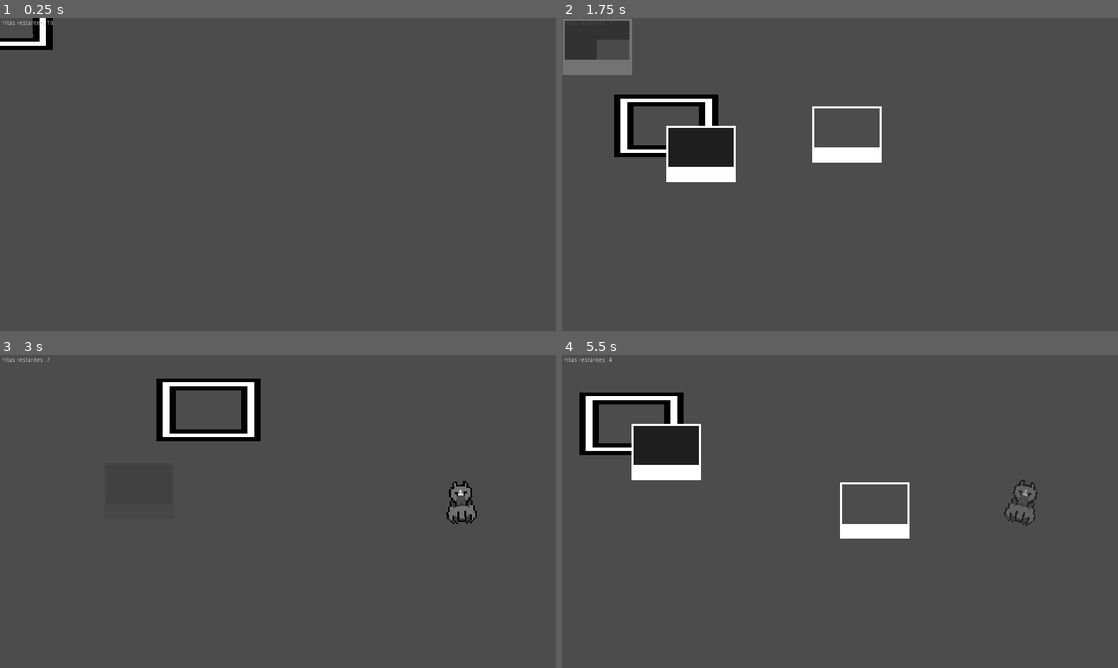
Above: before the commit, frames 1-4 (two rows, left to right).
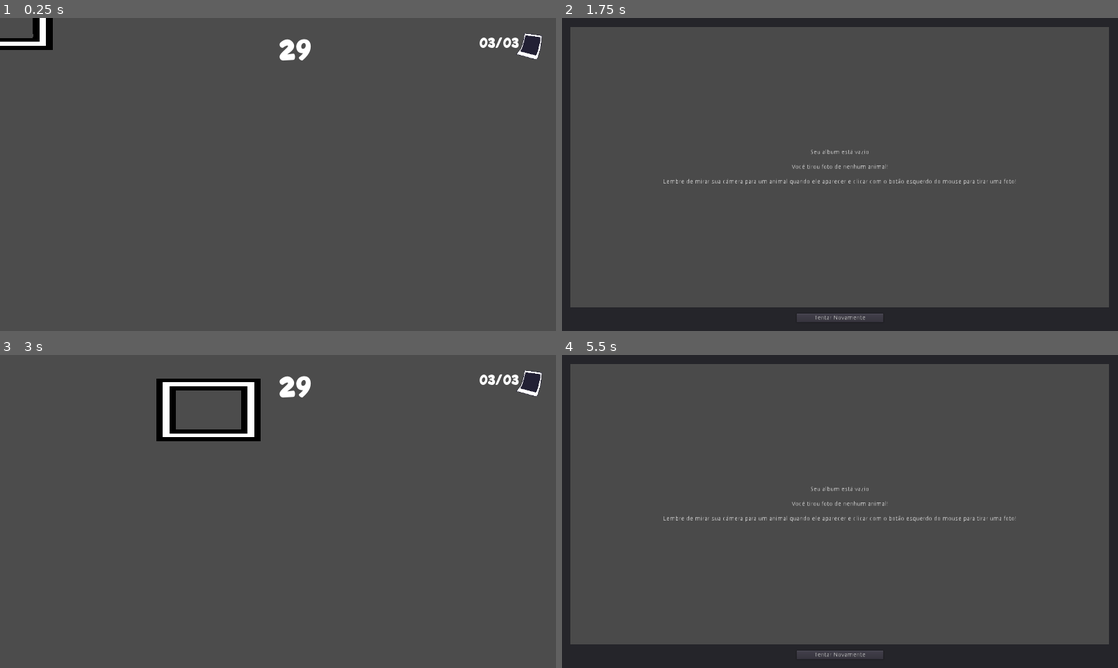
Above: after the commit, the same moments.

Repository: Dwahgon/fauna-em-foco
Game: Godot game, scene res://Fases/Jogo/Jogo.tscn
The game is run twice, just before and just after one commit, with the same random seed, the same clock (stepped at 60 frames per second) and the same inputs. This scene is started directly instead of the project's main scene.
Inputs (mouse positions are in pixels of both pictures, inside the frame that each line leads up to):
- Up to frame 1 (0.25 s): no input
- Up to frame 2 (1.75 s): tap Enter (ui_accept) at 0.5, 0.77, 1.52 s; move the mouse to (962, 158) at 0.52 s; move the mouse to (728, 190) at 1.27 s
- Up to frame 3 (3 s): click (278, 655) at 2 s, where only the run after the commit has a clickable "Tentar Novamente"; move the mouse to (333, 442) at 2.77 s
- Up to frame 4 (5.5 s): move the mouse to (812, 574) at 3.52 s; tap Enter (ui_accept) at 3.77, 4.52, 5.27 s; move the mouse to (1006, 558) at 4.27 s; move the mouse to (673, 464) at 5.02 s

The runs differ from the first frame. In frame 1, 0.7% of the frame differs, in the area x 0-98%, y 0-14%; in frame 2, 18%, in the area x 0-100%, y 0-100%; in frame 3, 1.1%; in frame 4, 18%.

Commit message:
feat: contador de tempo e estilização de fotos

Diff:
--- a/AutoLoads/Globais.gd
+++ b/AutoLoads/Globais.gd
@@ -7,6 +7,7 @@
 var fotos_tiradas: Array = []
 var dados_animais: Dictionary
 
+var quantidade_fitas = 3
 
 func _ready():
 	_carregar_json()
--- a/Fases/Jogo/Jogo.gd
+++ b/Fases/Jogo/Jogo.gd
@@ -3,8 +3,6 @@
 const CENA_POLAROID = preload("res://Polaroid/Polaroid.tscn")
 const CAMINHO_CENA_ALBUM_FOTOS = "res://Interface/AlbumFotos/AlbumFotos.tscn"
 const NOME_FOTO = "imagem%d"
-
-export (int) var quantidade_fitas := 10
 
 onready var maquina_fotografica = $ViewportJogo/MundoJogo/MaquinaFotografica
 
@@ -13,7 +11,7 @@
 signal fitas_restantes_atualizada(qnt)
 
 func _ready():
-	fitas_restantes = quantidade_fitas
+	fitas_restantes = Globais.quantidade_fitas
 	emit_signal("fitas_restantes_atualizada", fitas_restantes)
 	Globais.fotos_tiradas.clear()
 	_atualizar_nome_foto()
@@ -34,7 +32,7 @@
 
 
 func _atualizar_nome_foto():
-	maquina_fotografica.nome_foto = NOME_FOTO % (quantidade_fitas-fitas_restantes)
+	maquina_fotografica.nome_foto = NOME_FOTO % (Globais.quantidade_fitas-fitas_restantes)
 
 
 func _criar_polaroid(posicao, nome_imagem):
@@ -56,3 +54,9 @@
 		"nome": nome_imagem,
 		"animais": id_animais
 	})
+
+func _process(delta):
+	$Interface/TempoRestante.text=str(int($Timer.time_left))
+
+func _on_Timer_timeout():
+	var _err = get_tree().change_scene(CAMINHO_CENA_ALBUM_FOTOS)
--- a/Fases/Jogo/Jogo.tscn
+++ b/Fases/Jogo/Jogo.tscn
@@ -38,9 +38,15 @@
 
 [node name="Interface" parent="." instance=ExtResource( 4 )]
 
+[node name="Timer" type="Timer" parent="."]
+wait_time = 30.0
+one_shot = true
+autostart = true
+
 [connection signal="fitas_restantes_atualizada" from="." to="Interface/FitasRestantes" method="atualizar_fitas_restantes"]
 [connection signal="foto_tirada" from="ViewportJogo/MundoJogo/MaquinaFotografica" to="." method="_on_MaquinaFotogrfica_foto_tirada"]
 [connection signal="foto_tirada" from="ViewportJogo/MundoJogo/MaquinaFotografica" to="Interface/Flash" method="_on_MaquinaFotogrfica_foto_tirada"]
+[connection signal="timeout" from="Timer" to="." method="_on_Timer_timeout"]
 
 [editable path="ViewportJogo/MundoJogo/SpawnAnimal"]
 [editable path="Interface"]
--- a/Interface/InterfaceJogo/FitasRestantes.gd
+++ b/Interface/InterfaceJogo/FitasRestantes.gd
@@ -1,10 +1,7 @@
 extends Label
 
-export(String) var texto_rotulo = "Fitas restantes: %d"
+func atualizar_fitas_restantes(quantidade: int):
+	var restante = "0"+str(quantidade) if quantidade < 10 else str(quantidade)
+	var total = "0"+str(Globais.quantidade_fitas) if Globais.quantidade_fitas < 10 else str(Globais.quantidade_fitas)
 
-
-func _ready():
-	text = texto_rotulo % 0
-
-func atualizar_fitas_restantes(quantidade: int):
-	text = texto_rotulo % quantidade
+	text = restante+"/"+total
--- a/Interface/InterfaceJogo/InterfaceJogo.tscn
+++ b/Interface/InterfaceJogo/InterfaceJogo.tscn
@@ -1,7 +1,9 @@
-[gd_scene load_steps=5 format=2]
+[gd_scene load_steps=10 format=2]
 
 [ext_resource path="res://Interface/InterfaceJogo/Flash.gd" type="Script" id=1]
 [ext_resource path="res://Interface/InterfaceJogo/FitasRestantes.gd" type="Script" id=2]
+[ext_resource path="res://Assets/ComicGecko-GOaXO.otf" type="DynamicFontData" id=3]
+[ext_resource path="res://Assets/Camera.png" type="Texture" id=4]
 
 [sub_resource type="Animation" id=1]
 length = 0.001
@@ -35,6 +37,16 @@
 "values": [ Color( 1, 1, 1, 1 ), Color( 1, 1, 1, 0 ) ]
 }
 
+[sub_resource type="DynamicFont" id=5]
+size = 36
+font_data = ExtResource( 3 )
+
+[sub_resource type="Theme" id=3]
+
+[sub_resource type="DynamicFont" id=4]
+size = 72
+font_data = ExtResource( 3 )
+
 [node name="Interface" type="Control"]
 anchor_right = 1.0
 anchor_bottom = 1.0
@@ -53,10 +65,25 @@
 anims/RESET = SubResource( 1 )
 anims/flash = SubResource( 2 )
 
+[node name="Camera" type="Sprite" parent="Flash"]
+position = Vector2( 1216, 64 )
+texture = ExtResource( 4 )
+
 [node name="FitasRestantes" type="Label" parent="."]
-margin_left = 5.0
-margin_top = 5.0
-margin_right = 40.0
-margin_bottom = 14.0
-text = "Fitas restantes: 00"
+margin_left = 1079.0
+margin_top = 40.0
+margin_right = 1194.0
+margin_bottom = 85.0
+custom_fonts/font = SubResource( 5 )
+text = "00/00"
+align = 2
 script = ExtResource( 2 )
+
+[node name="TempoRestante" type="Label" parent="."]
+margin_left = 640.0
+margin_top = 40.0
+margin_right = 640.0
+theme = SubResource( 3 )
+custom_fonts/font = SubResource( 4 )
+text = "00"
+align = 1
Binary file added: Assets/Camera.png
Not shown, added: Assets/Camera.png.import
Binary file added: Assets/ComicGecko-GOaXO.otf
